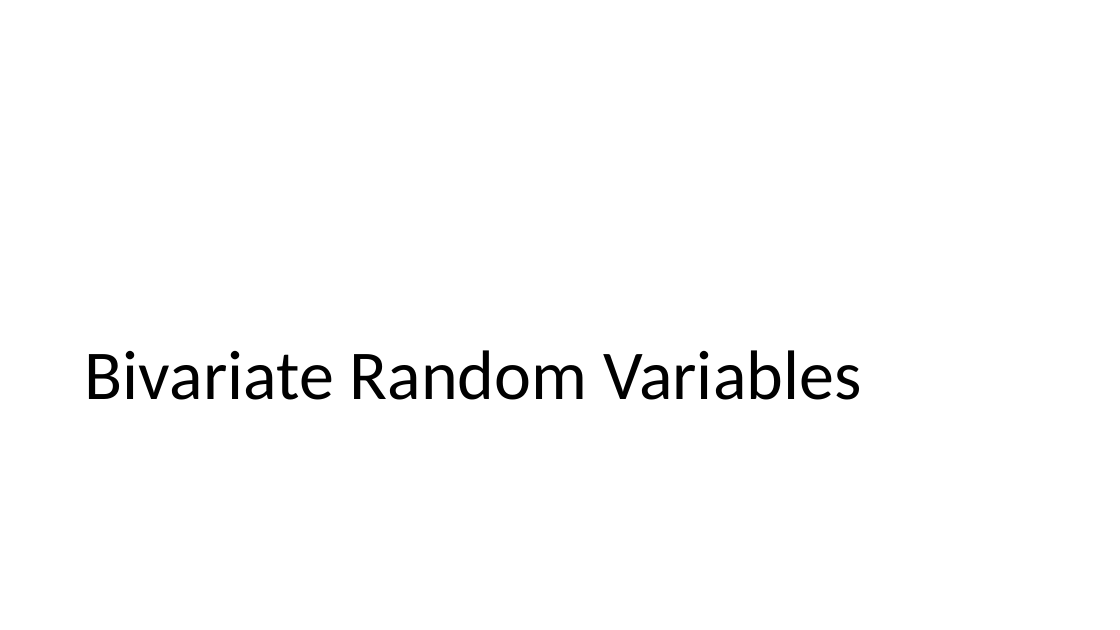
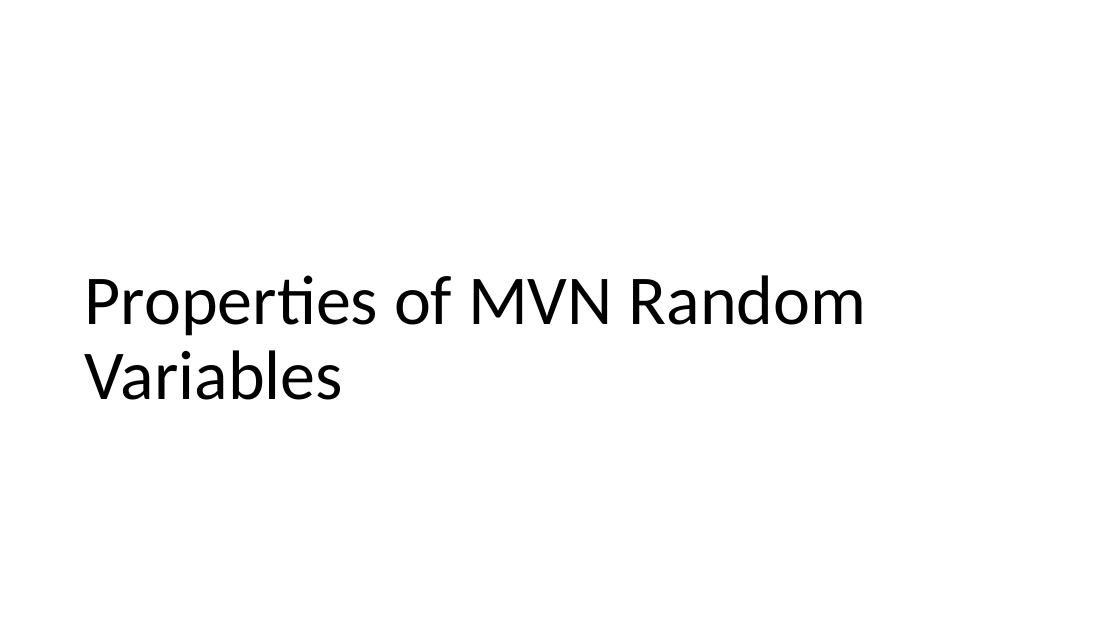
Before and after one commit to hunter-stats/stat717-class-materials, a slide deck: slide 6 of Class 03 Multivariate Normal Distribution.pptx (slide 5 before the commit). Drawn at 1120x630 pixels with LibreOffice and Linux fonts; fonts in the diff are those of the drawing. Boxes give left, top, right and bottom in pixels: in the first picture for what was removed or moved away, otherwise in the second. Text is boxed around its words. In the diff, an @@ line names an element or a change of style, - is before the commit and + after.

```diff
--- a/Class 03 Multivariate Normal Distribution.pptx
+++ b/Class 03 Multivariate Normal Distribution.pptx
@@ title at (85,275,867,400): text changed @@
-Bivariate Random Variables
+Properties of MVN Random Variables
```
Also in this commit, not shown: 3 other slides changed, 23 slides added, 25 slides removed, 3 other files.
